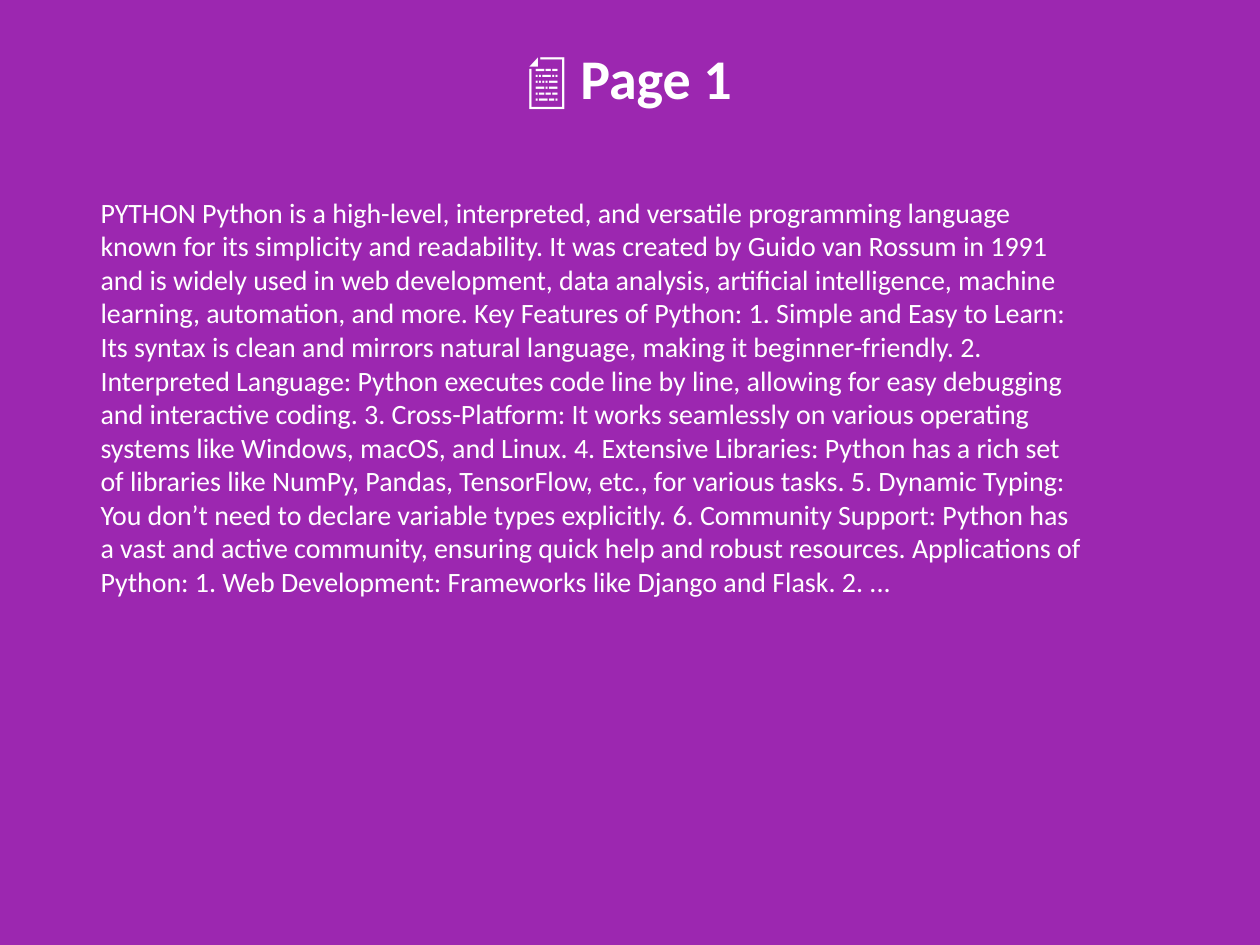
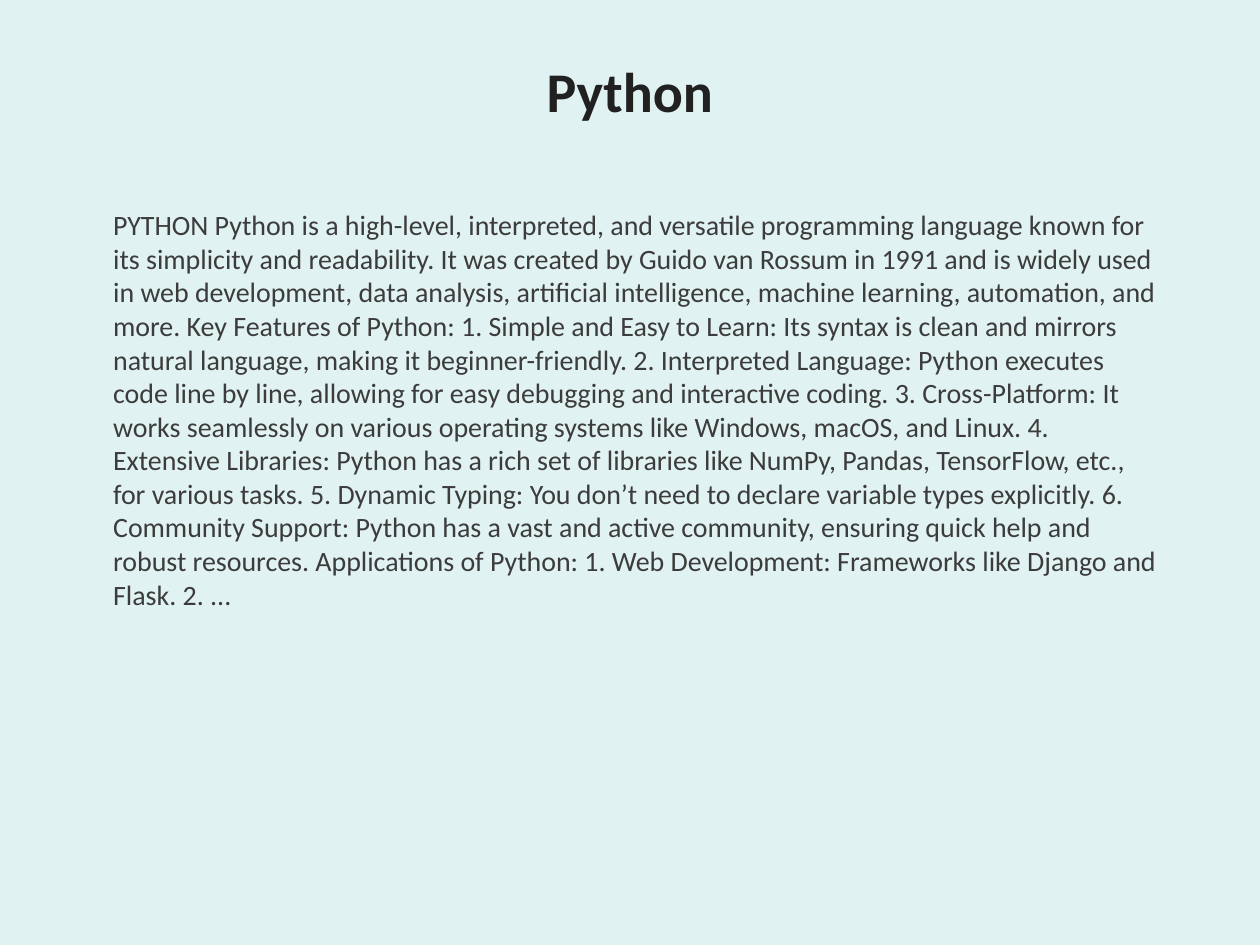
Before and after one commit to arigelasriharsha/pdfprocessor, a slide deck: slide 2 of outputs/creative_pdf_presentation.pptx. Drawn at 1260x945 pixels with LibreOffice and Linux fonts; fonts in the diff are those of the drawing. Boxes give left, top, right and bottom in pixels: in the first picture for what was removed or moved away, otherwise in the second. Text is boxed around its words. In the diff, an @@ line names an element or a change of style, - is before the commit and + after.

```diff
--- a/outputs/creative_pdf_presentation.pptx
+++ b/outputs/creative_pdf_presentation.pptx
@@ background #9C27B0 to #E0F2F1 @@
@@ text at box(547, 72, 713, 121): text changed; text colour #FFFFFF to #212121 @@
-📄 Page 1
+Python
@@ text "PYTHON Python is a high-level, ...": place and size @@
-text "PYTHON Python is a high-level, ..." at box(101, 203, 1080, 563)
+text "PYTHON Python is a high-level, ..." at box(113, 215, 1156, 605)
@@ text "PYTHON Python is a high-level, ..." at box(113, 215, 1156, 605): text colour #FFFFFF to #3C3C3C @@
```
Also in this commit, not shown: 5 other slides changed, 8 other files.
